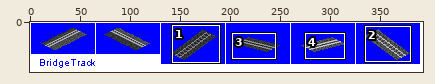
Sprite sheet, stored at gfx/NAAN/NBAN/BridgeTrack_NBAN.png. The picture above shows the old version from afar; the outline marks the close-up.
Close-up. The starting point:
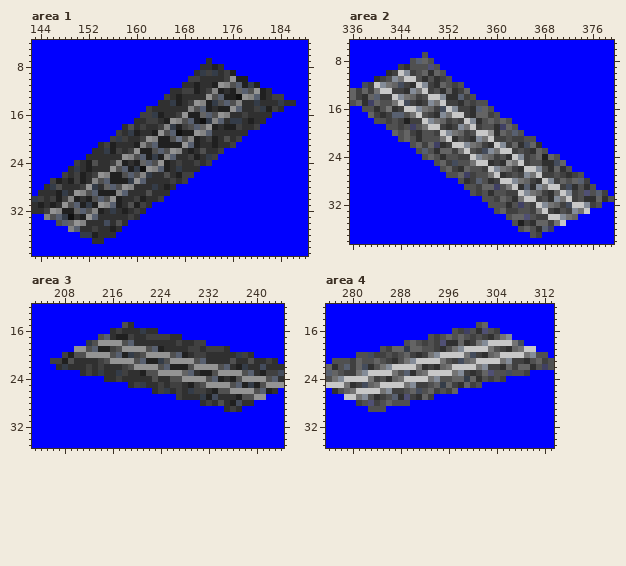
The file is 393x50 pixels. Shown: area 1: x 143..188, y 4..39; area 2: x 336..379, y 5..38; area 3: x 203..244, y 12..35; area 4: x 276..313, y 12..35.
After the commit:
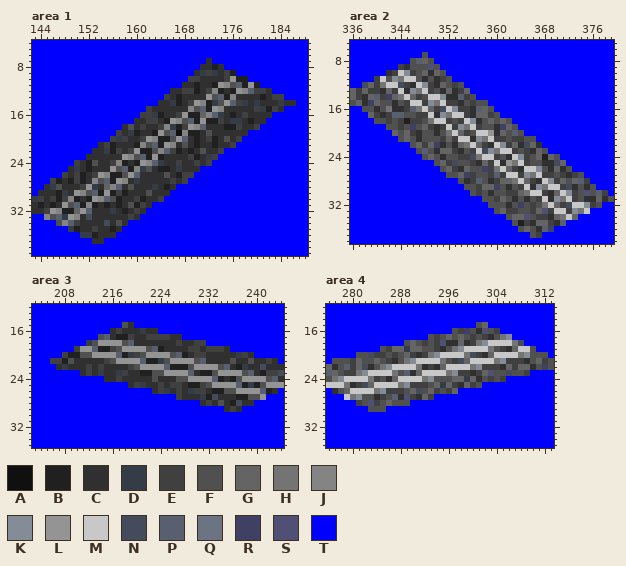
Palette (. is transparent): A #101010  B #202020  C #303030  D #343c48  E #404040  F #505050  G #646464  H #747474  J #848484  K #848c98  L #949494  M #c8c8c8  N #444c5c  P #586070  Q #6c7484  R #404064  S #505074  T #0000ff
Commit: Finish: NBAN track graphics
Change:
Changed rows in their new state; - is an unchanged pixel.
Area 1:
first column x 148:
11 -------------------------------L--
12 -----------------------------LJPEE
13 ----------------------------JCCCC-
14 ---------------------------LPED---
15 -------------------------LJCCC----
16 ------------------------JPDCB-----
17 -----------------------LBBE-------
18 ---------------------LJPCC--------
19 --------------------J-BCF---------
20 -------------------LPC------------
21 -----------------LJCFC------------
22 ----------------JPEB--------------
23 ---------------L-CC---------------
24 -------------LJPDC----------------
25 ------------JDFCB-----------------
26 -----------LPCC-------------------
27 ---------LJCDC--------------------
28 --------JPCF----------------------
29 -------L-EB-----------------------
30 -----LJPF-------------------------
31 ----J-CBC-------------------------
32 ---LPCC---------------------------
33 -LJCNC----------------------------
34 JPEC------------------------------
35 -DB-------------------------------
Area 2:
first column x 339:
11 -EM-------------------------------
12 GEHMM-----------------------------
13 -ECG-M----------------------------
14 ---RGHM---------------------------
15 ----CFEMM-------------------------
16 -----CEPHM------------------------
17 -------FEEM-----------------------
18 ---------FHMM---------------------
19 ---------GEC-M--------------------
20 -----------CFHM-------------------
21 ------------EGEMM-----------------
22 -------------FCGHM----------------
23 ---------------CFEM---------------
24 -----------------NHMM-------------
25 -----------------ECGEM------------
26 -------------------REHM-----------
27 --------------------EPEMM---------
28 ----------------------GGHM--------
29 -----------------------CFEM-------
30 -------------------------GHMM-----
31 -------------------------FCF-M----
32 ----------------------------FHM---
33 ----------------------------GS-MM-
34 ------------------------------CGHM
35 -------------------------------CP-
Area 3:
first column x 210:
19 E-L----------------------------
20 B-F---L------------------------
21 ----CEF---L--------------------
22 --------CEF---L----------------
23 ------------B-F---L------------
24 ----------------C-F---L--------
25 --------------------BEF---L----
26 ------------------------B-F---L
27 ----------------------------B-F
Area 4:
first column x 280:
19 ----------------------------M-F
20 ------------------------M---HKF
21 --------------------M---HKE----
22 ----------------M---HKE--------
23 ------------M---HKE------------
24 --------M---HKF----------------
25 ----M---HKE--------------------
26 M---HKE------------------------
27 HKF----------------------------
Pixel boxes of the changes (left, top, right, bottom) in both close-ups:
changed: (62, 82, 266, 232)
changed: (368, 76, 572, 226)
changed: (74, 346, 260, 400)
changed: (350, 346, 536, 400)
